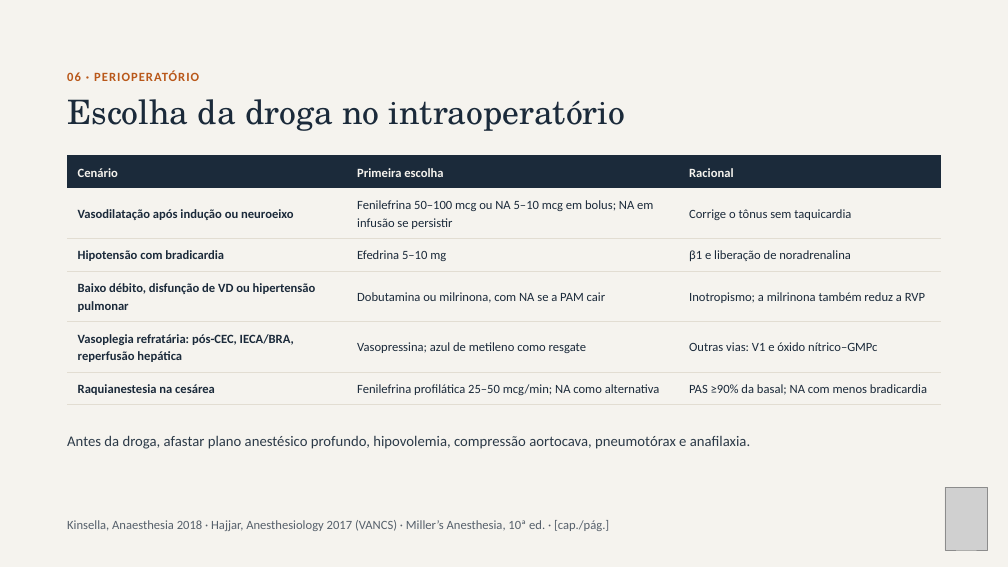
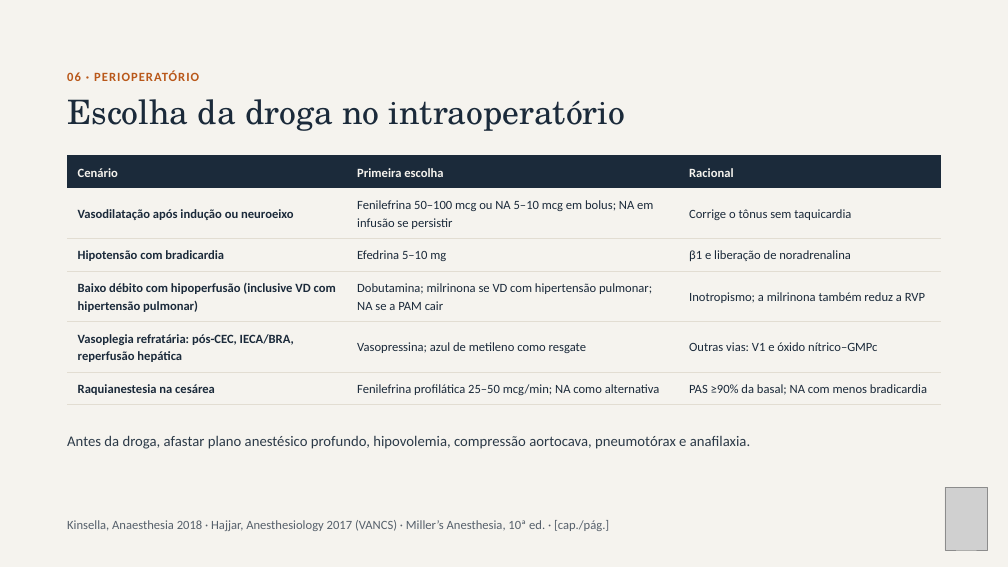
Before and after one commit to brunomoraesdubois-bit/Bruno, a slide deck: slide 14 of apresentacao/Aminas_Vasoativas.pptx (slide 13 before the commit). Drawn at 1008x567 pixels with LibreOffice and Linux fonts; fonts in the diff are those of the drawing; grey boxes stand for pictures. Boxes give left, top, right and bottom in pixels: in the first picture for what was removed or moved away, otherwise in the second. Text is boxed around its words. In the diff, an @@ line names an element or a change of style, - is before the commit and + after.

```diff
--- a/apresentacao/Aminas_Vasoativas.pptx
+++ b/apresentacao/Aminas_Vasoativas.pptx
@@ table at bbox=[67, 156, 941, 399] @@
-row 4, column 1: Baixo débito, disfunção de VD ou hipertensão pulmonar
+row 4, column 1: Baixo débito com hipoperfusão (inclusive VD com hipertensão pulmonar)
-row 4, column 2: Dobutamina ou milrinona, com NA se a PAM cair
+row 4, column 2: Dobutamina; milrinona se VD com hipertensão pulmonar; NA se a PAM cair
```
Also in this commit, not shown: 7 other slides changed, 1 slide added, 16 other files.
